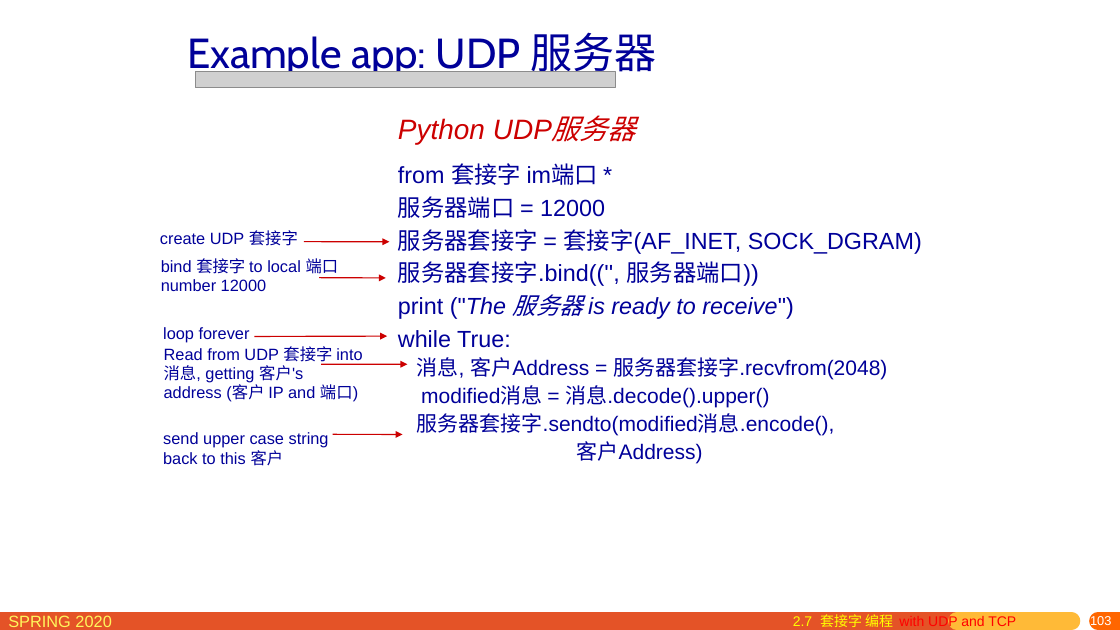
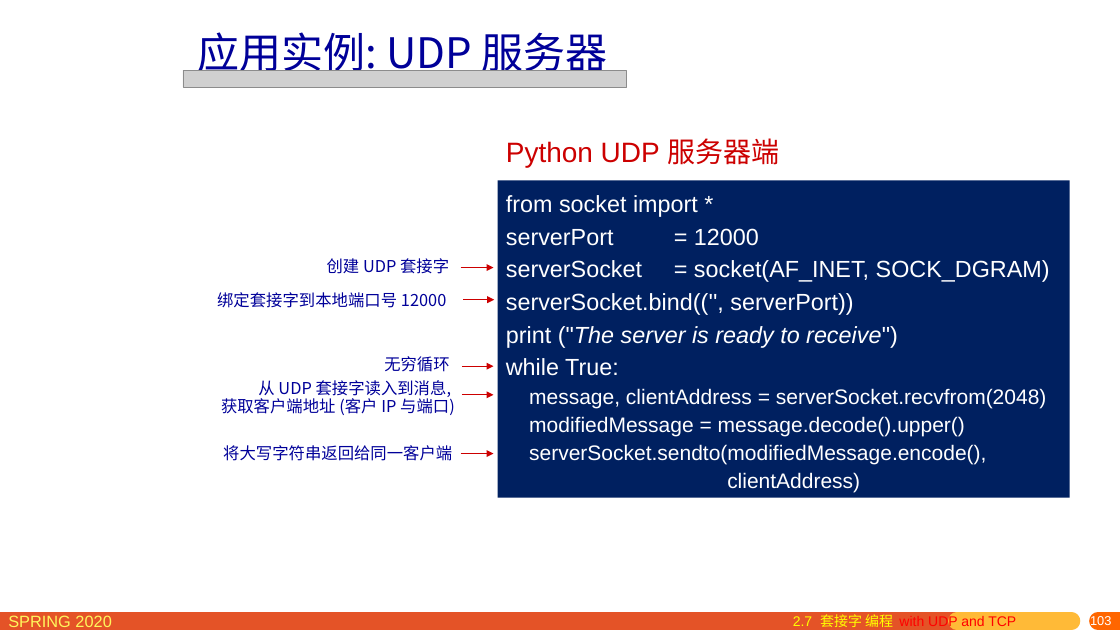
Before and after one commit to network-distributed/presentations, a slide deck: slide 103 of chapter2_cn.pptx. Drawn at 1120x630 pixels with LibreOffice and Linux fonts; fonts in the diff are those of the drawing; grey boxes stand for pictures. Boxes give left, top, right and bottom in pixels: in the first picture for what was removed or moved away, otherwise in the second. Text is boxed around its words. In the diff, an @@ line names an element or a change of style, - is before the commit and + after.

```diff
--- a/chapter2_cn.pptx
+++ b/chapter2_cn.pptx
@@ text at <box>197,32,608,79</box>: text changed; font Cabin to Noto Sans CJK SC @@
-Example app: UDP 服务器
+应用实例: UDP 服务器
@@ picture: place and size @@
-picture at <box>195,72,615,88</box>
+picture at <box>183,71,627,87</box>
@@ text removed at <box>398,118,485,144</box> @@
-Python UDP服务器
@@ text added at <box>506,138,779,168</box>, 24 pt, text #CC0000 @@
+Python UDP 服务器端
@@ text removed at <box>398,163,922,464</box> @@
-from 套接字 im端口 *
-服务器端口 = 12000
-服务器套接字 = 套接字(AF_INET, SOCK_DGRAM)
-服务器套接字.bind(('', 服务器端口))
-print ("The 服务器 is ready to receive")
-while True:
-消息, 客户Address = 服务器套接字.recvfrom(2048)
-modified消息 = 消息.decode().upper()
-服务器套接字.sendto(modified消息.encode(),
-客户Address)
@@ rectangle added at <box>497,181,1070,498</box>, fill #002060, 20 pt, text #FFFFFF @@
+from socket import *
+serverPort = 12000
+serverSocket = socket(AF_INET, SOCK_DGRAM)
+serverSocket.bind(('', serverPort))
+print ("The server is ready to receive")
+while True:
+message, clientAddress = serverSocket.recvfrom(2048)
+modifiedMessage = message.decode().upper()
+serverSocket.sendto(modifiedMessage.encode(),
+clientAddress)
@@ arrow removed from (304, 242) to (390, 242) @@
@@ text at <box>327,258,449,274</box>: text changed; font Arial to Noto Sans CJK SC @@
-create UDP 套接字
+创建 UDP 套接字
@@ arrow moved from (319, 278) - (386, 278) to (460, 268) - (493, 268) @@
@@ text at <box>217,292,446,308</box>: text changed; font Arial to Noto Sans CJK SC @@
-bind 套接字 to local 端口 number 12000
+绑定套接字到本地端口号 12000
@@ text removed at <box>163,327,250,343</box> @@
-loop forever
@@ arrow added from (464, 300) to (494, 300), #CC0000 1 pt @@
@@ arrow removed from (255, 337) to (387, 336) @@
@@ text added at <box>384,356,449,372</box>, 14 pt, text #000099 @@
+无穷循环
@@ text at <box>221,380,455,415</box>: text changed; font Arial to Noto Sans CJK SC @@
-Read from UDP 套接字 into 消息, getting 客户's address (客户 IP and 端口)
+从 UDP 套接字读入到消息,
+获取客户端地址 (客户 IP 与端口)
@@ arrow moved from (321, 365) - (408, 365) to (462, 366) - (494, 366) @@
@@ arrow added from (462, 395) to (494, 395), #CC0000 1 pt @@
@@ text removed at <box>163,432,329,466</box> @@
-send upper case string back to this 客户
@@ text added at <box>223,445,452,461</box>, 14 pt, text #000099 @@
+将大写字符串返回给同一客户端
@@ arrow moved from (333, 434) - (402, 434) to (461, 454) - (494, 454) @@
```
Also in this commit, not shown: 9 other slides changed, 1 other file.
